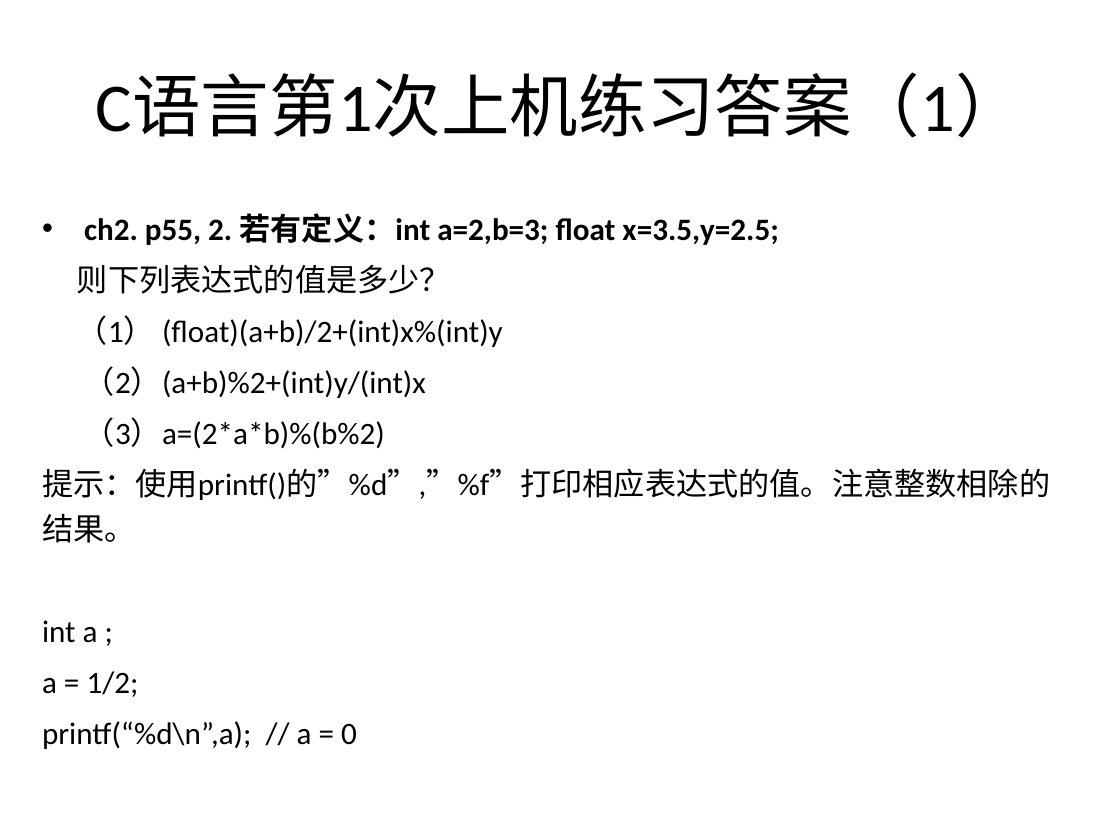
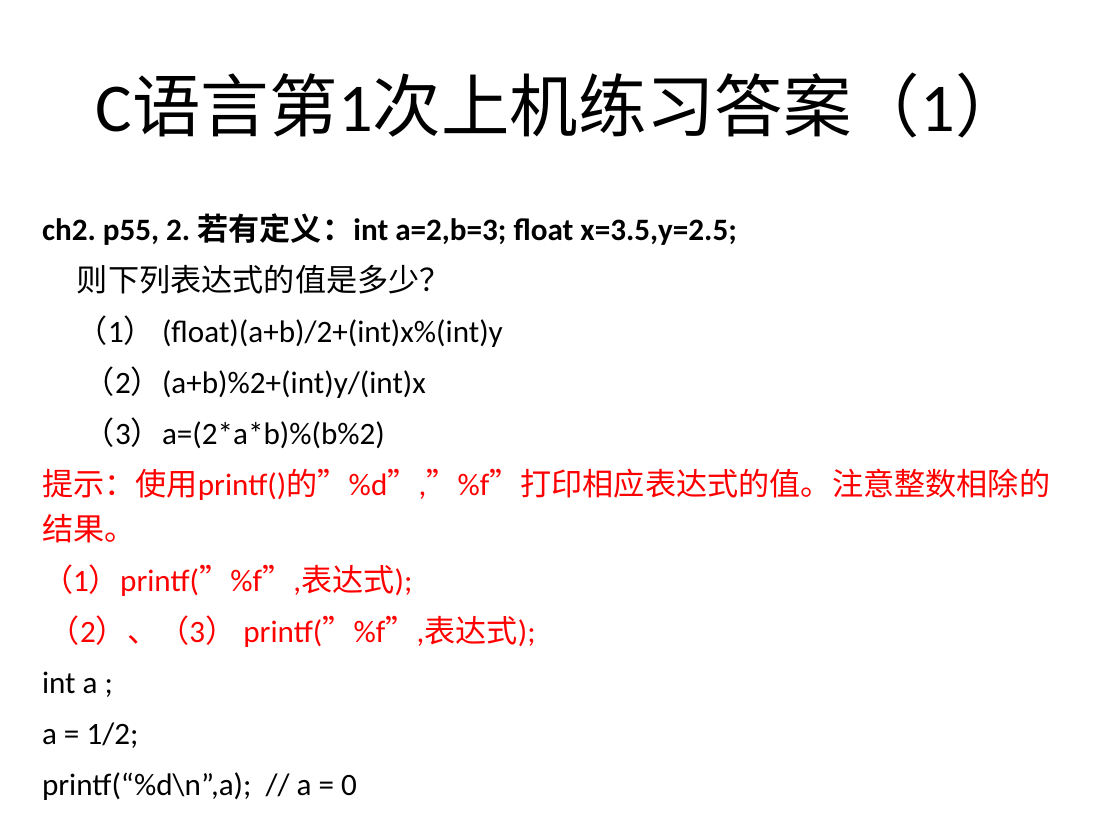
Before and after one commit to jtrfid/C-Repositories, a slide deck: slide 12 of 2016/上机安排.pptx (slide 13 before the commit). Drawn at 1120x840 pixels with LibreOffice and Linux fonts; fonts in the diff are those of the drawing. Boxes give left, top, right and bottom in pixels: in the first picture for what was removed or moved away, otherwise in the second. Text is boxed around its words. In the diff, an @@ line names an element or a change of style, - is before the commit and + after.

```diff
--- a/2016/上机安排.pptx
+++ b/2016/上机安排.pptx
@@ text at bbox=[42, 213, 1050, 543]: text colour #000000 to #FF0000 in "提示：使用printf()的”%d”,”%f”打印相应表达式的值。注意整数相除的结果。"; bullet • to none @@
@@ text at bbox=[42, 564, 535, 647]: paragraphs added @@
+（1）printf(”%f”,表达式);
+（2）、（3） printf(”%f”,表达式);
```
Also in this commit, not shown: 6 other slides changed, 4 slides added, 3 slides removed, 4 other files.
